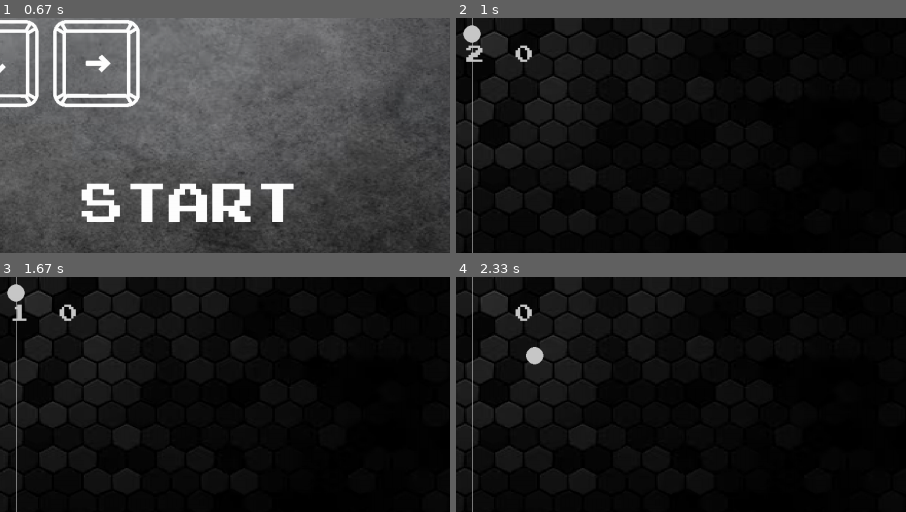
Above: before the commit, frames 1-4 (two rows, left to right).
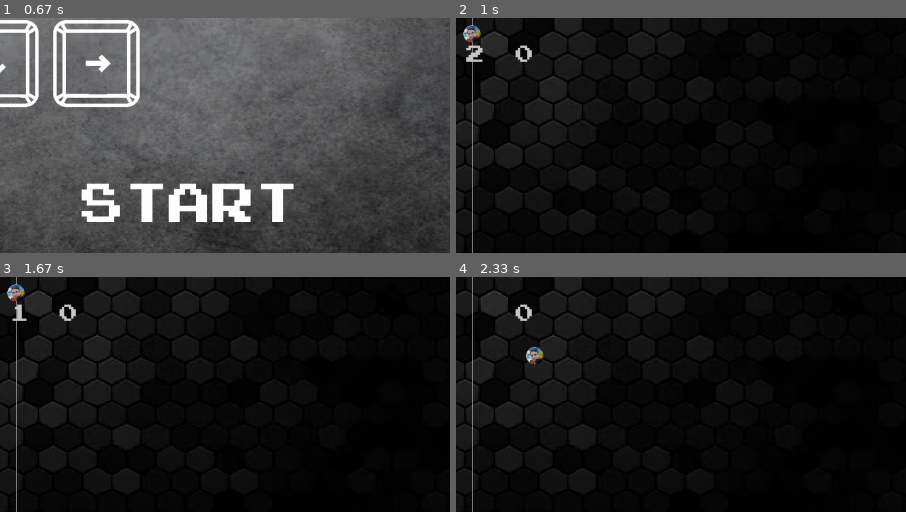
Above: after the commit, the same moments.

Repository: GTella/PygameTELLEGUCHI
Game: pygame game, started from startscreen.py
Same seed, same stepped clock (60 frames per second), same inputs: the game is played once before the commit and once after it.
Inputs (mouse positions are % of the whole screen's width and height, from its top left):
- Up to frame 1 (0.67 s): click "SOLO" at 0.38 s
- Up to frame 2 (1 s): click "START" at 0.72 s
- Up to frame 3 (1.67 s): hold Up 1-1.47 s; move the mouse to (82, 47) at 1.03 s; hold Down from 1.5 s (still down)
- Up to frame 4 (2.33 s): release Down at 1.8 s; hold Up 1.83-2.2 s; hold Down from 2.23 s (still down)
The pictures show only the part of the screen within x 48-98%, y 47-97%; the shares and areas given below are measured in that part.

Frame 1 is identical in both runs. In frame 2, 0.2% of the frame differs, in the area x 1-6%, y 3-11%; in frame 3, 0.2%; in frame 4, 0.2%, in the area x 15-20%, y 29-38%.

Commit message:
Humberball

Diff:
--- /dev/null
+++ b/ball_sprites.py
@@ -0,0 +1,40 @@
+import pygame as py
+import sys
+
+# Inicialização do pygame
+py.init()
+
+# Definição das dimensões da tela
+SCREEN_WIDTH = 800
+SCREEN_HEIGHT = 600
+
+# Definição de cores
+light_grey = (200, 200, 200)
+
+# Criar a tela
+screen = py.display.set_mode((SCREEN_WIDTH, SCREEN_HEIGHT))
+py.display.set_caption("Exemplo de Sprite")
+
+# Carregar a imagem (sprite)
+humberto_image = py.image.load("assets/image/humberto.png")
+humberto_image = py.transform.scale(humberto_image, (30, 30))
+humberto_rect = humberto_image.get_rect(center=(SCREEN_WIDTH/2, SCREEN_HEIGHT/2))
+
+# Loop principal
+while True:
+    for event in py.event.get():
+        if event.type == py.QUIT:
+            py.quit()
+            sys.exit()
+
+    # Limpar a tela
+    screen.fill((0, 0, 0))
+
+    # Desenhar a sprite (imagem)
+    screen.blit(humberto_image, humberto_rect)
+
+    # Atualizar a tela
+    py.display.flip()
+
+    # Controlar a taxa de atualização
+    py.time.Clock().tick(60)
--- a/pvpend.py
+++ b/pvpend.py
@@ -99,7 +99,14 @@
     pygame.display.set_caption('HUMBERPONG')
 
     # ===== Game Rectangles ===== #
-    ball = pygame.Rect(SCREEN_WIDTH/2 - 15, SCREEN_HEIGHT/2 - 15, 30, 30)
+
+    #ball = pygame.Rect(SCREEN_WIDTH/2 - 15, SCREEN_HEIGHT/2 - 15, 30, 30)
+    # Carregar a imagem (sprite)
+    humberto_image = pygame.image.load("assets/image/humberto.png")
+    humberto_image = pygame.transform.scale(humberto_image, (30, 30))
+    humberto_rect = humberto_image.get_rect(center=(SCREEN_WIDTH/2, SCREEN_HEIGHT/2))
+    ball = humberto_rect
+
     player = pygame.Rect(SCREEN_WIDTH - 20, SCREEN_HEIGHT/2 - 70, 10, 140)
     opponent = pygame.Rect(10, SCREEN_HEIGHT/2 - 70, 10, 140)
 
@@ -169,6 +176,8 @@
         if score_time:
             ball_restart()
 
+        screen.blit(humberto_image, humberto_rect)
+
         player_text = game_font.render(f'{player_score}', False, light_grey)
         screen.blit(player_text, (850, 425))
 
--- a/solo.py
+++ b/solo.py
@@ -101,7 +101,12 @@
     pygame.display.set_caption('HUMBERPONG')
 
     # ===== Game Rectangles ===== #
-    ball = pygame.Rect(SCREEN_WIDTH/2 - 15, SCREEN_HEIGHT/2 - 15, 30, 30)
+    #ball = pygame.Rect(SCREEN_WIDTH/2 - 15, SCREEN_HEIGHT/2 - 15, 30, 30)
+    # Carregar a imagem (sprite)
+    humberto_image = pygame.image.load("assets/image/humberto.png")
+    humberto_image = pygame.transform.scale(humberto_image, (30, 30))
+    humberto_rect = humberto_image.get_rect(center=(SCREEN_WIDTH/2, SCREEN_HEIGHT/2))
+    ball = humberto_rect
     player = pygame.Rect(SCREEN_WIDTH - 20, SCREEN_HEIGHT/2 - 70, 10, 140)
     opponent = pygame.Rect(10, SCREEN_HEIGHT/2 - 70, 10, 140)
 
@@ -166,6 +171,8 @@
         if score_time:
             ball_restart()
 
+        screen.blit(humberto_image, humberto_rect)
+
         player_text = game_font.render(f'{player_score}', False, light_grey)
         screen.blit(player_text, (850, 425))
 
--- a/sprites.py/ball_sprites.py
+++ /dev/null
@@ -1,46 +0,0 @@
-import pygame
-import sys
-
-# Inicializar o Pygame
-pygame.init()
-
-# Definir constantes
-SCREEN_WIDTH = 600
-SCREEN_HEIGHT = 400
-light_grey = (200, 200, 200)
-
-# Criar a tela
-screen = pygame.display.set_mode((SCREEN_WIDTH, SCREEN_HEIGHT))
-pygame.display.set_caption('Sprite Redonda')
-
-# Criar a classe do sprite
-class SpriteRedonda(pygame.sprite.Sprite):
-    def __init__(self, x, y, raio, imagem):
-        super().__init__()
-        self.image = pygame.image.load(imagem)
-        self.image = pygame.transform.scale(self.image, (raio * 2, raio * 2))  # Ajustar o tamanho da imagem
-        self.rect = self.image.get_rect(center=(x, y))
-
-# Criar uma instância do sprite
-humberto_sprite = SpriteRedonda(SCREEN_WIDTH/2, SCREEN_HEIGHT/2, 15, 'humberto.jpg')
-
-# Criar um grupo de sprites
-all_sprites = pygame.sprite.Group()
-all_sprites.add(humberto_sprite)
-
-# Loop principal
-while True:
-    for event in pygame.event.get():
-        if event.type == pygame.QUIT:
-            pygame.quit()
-            sys.exit()
-
-    # Limpar a tela
-    screen.fill((255, 255, 255))
-
-    # Atualizar e desenhar os sprites
-    all_sprites.update()
-    all_sprites.draw(screen)
-
-    # Atualizar a tela
-    pygame.display.flip()
Binary file added: assets/image/humberto.png
